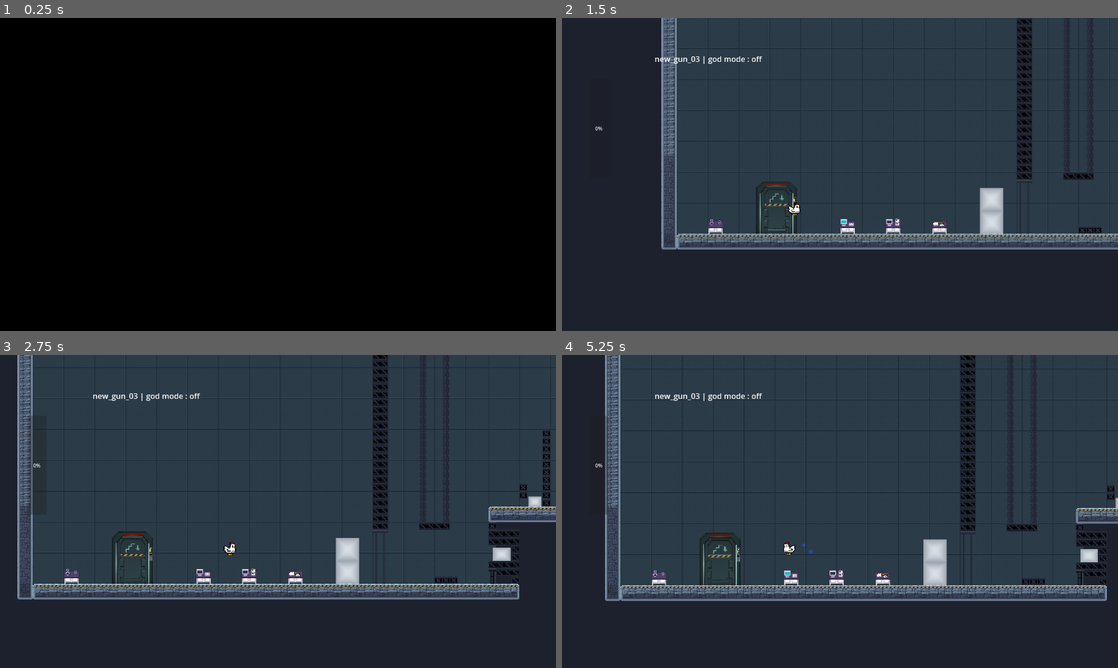
Above: before the commit, frames 1-4 (two rows, left to right).
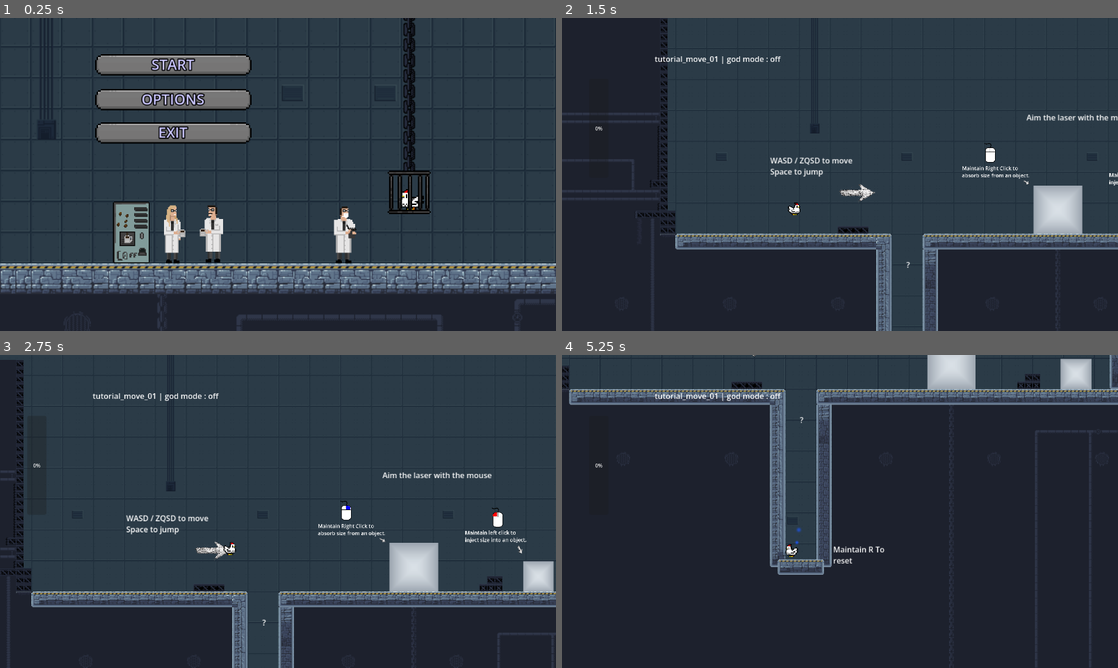
Above: after the commit, the same moments.

Repository: mgi-dev/size-them-up
Game: Godot game, scene res://scenes/levels/tutorial/intro_00.tscn
Same seed, same stepped clock (60 frames per second), same inputs: the game is played once before the commit and once after it. Before the commit the project starts from res://scenes/levels/tutorial/new_gun_03.tscn. Sound files missing from this copy of the repository are replaced by a short silence.
Inputs (mouse positions are in pixels of both pictures, inside the frame that each line leads up to):
- Up to frame 1 (0.25 s): no input
- Up to frame 2 (1.5 s): click (734, 64) at 0.52 s; tap Enter at 1.25 s; move the mouse to (962, 158) at 1.27 s; hold D (player_move_right) from 1.28 s (still down); tap Space (player_jump) at 1.35 s
- Up to frame 3 (2.75 s): tap Space (player_jump) at 1.52, 1.82, 2.27, 2.3, 2.57 s; tap Enter at 2 s; move the mouse to (166, 527) at 2.02 s; release D (player_move_right) at 2.03 s; hold S (player_down) from 2.03 s (still down); tap Tab (change_resize_mode) at 2.1 s
- Up to frame 4 (5.25 s): tap Enter every 0.75 s from 2.75 to 5 s; move the mouse to (895, 442) at 2.77 s; release S (player_down) at 2.78 s; hold D (player_move_right) 2.78-4.28 s; click (895, 442) at 2.85 s; tap Space (player_jump) at 3.05, 3.77, 3.8, 4.07, 4.52, 4.55, 4.82 s; move the mouse to (812, 574) at 3.52 s; tap E (interact) at 3.6 s; move the mouse to (1006, 558) at 4.27 s; hold W (player_climb) 4.28-5.03 s; hold A (player_move_left) from 4.28 s (still down); move the mouse to (673, 464) at 5.02 s; right-click (673, 464) at 5.1 s

The runs differ from the first frame. In frame 1, 98% of the frame differs, in the area x 0-100%, y 0-100%; in frame 2, 11%; in frame 3, 17%; in frame 4, 51%.

Commit message:
random fixes

Diff:
--- a/project.godot
+++ b/project.godot
@@ -11,7 +11,7 @@
 [application]
 
 config/name="size-them-up"
-run/main_scene="uid://brmabo8f2wkb4"
+run/main_scene="uid://djxr7mvevjyl6"
 config/features=PackedStringArray("4.6", "Forward Plus")
 config/icon="res://icon.svg"
 
--- a/scenes/characters/player/player.gd
+++ b/scenes/characters/player/player.gd
@@ -40,6 +40,7 @@
 func get_next_state()-> PlayerState:
 	if Input.is_action_just_pressed("player_jump"):
 		if is_on_floor() or is_climbing:
+			print(position)
 			# Allow jump from ladder.
 			return player_state_machine.jump_state
 
--- a/scenes/embelish/arrow.tscn
+++ b/scenes/embelish/arrow.tscn
@@ -4,5 +4,6 @@
 
 [node name="Arrow" type="Sprite2D" unique_id=693014094]
 z_index = 4
+texture_filter = 1
 texture = ExtResource("1_y6e1e")
 region_rect = Rect2(50, 100, 500, 200)
--- a/scenes/levels/tutorial/move_01.tscn
+++ b/scenes/levels/tutorial/move_01.tscn
@@ -31,6 +31,7 @@
 scale = Vector2(0.18445478, 0.2009346)
 
 [node name="ClkerFreeVectorImagesMouse24187" type="Sprite2D" parent="." index="7" unique_id=1877441745]
+texture_filter = 1
 position = Vector2(507, 472)
 scale = Vector2(0.33510622, 0.33510622)
 texture = ExtResource("3_r31qt")
@@ -66,6 +67,7 @@
 scale = Vector2(1.3199999, 1.3199999)
 
 [node name="ClkerFreeVectorImagesMouse24188" type="Sprite2D" parent="." index="10" unique_id=1504553526]
+texture_filter = 1
 position = Vector2(821.02545, 486.48862)
 scale = Vector2(0.33510622, 0.33510622)
 texture = ExtResource("3_r31qt")
--- a/scenes/ui/weapon_selection_info/weapon_selection_info.gd
+++ b/scenes/ui/weapon_selection_info/weapon_selection_info.gd
@@ -19,7 +19,7 @@
 	set_weapon_selector_texture(GameState.current_resize_mode)
 	SignalBus.resize_mode_selected.connect(set_weapon_selector_texture)
 	SignalBus.multi_resize_mode_changed.connect(func(_enabled): set_weapon_selector_texture(GameState.current_resize_mode))
-	SignalBus.multi_resize_mode_first_enabled.connect(func(): weapon_selector_first_enable())
+	SignalBus.multi_resize_mode_first_enabled.connect(weapon_selector_first_enable)
 
 func set_weapon_selector_texture(resize_mode: Enums.RESIZE_MODE):
 	if GameState.multi_resize_mode_enabled:
@@ -34,7 +34,7 @@
 	var animation_duration = 1.5
 
 	scale = Vector2(1.1, 1.1)
-	position = to_local(Vector2(get_viewport().size.x / 1.5 - texture.get_size().x / 2 , get_viewport().size.y / 2 + texture.get_size().y / 2))
+	position = to_local(Vector2(get_viewport().get_visible_rect().size.x / 1.5 - texture.get_size().x / 2 , get_viewport().get_visible_rect().size.y / 2 + texture.get_size().y / 2))
 
 	await get_tree().create_timer(0.5).timeout
 
Not shown, changed: export_presets.cfg
